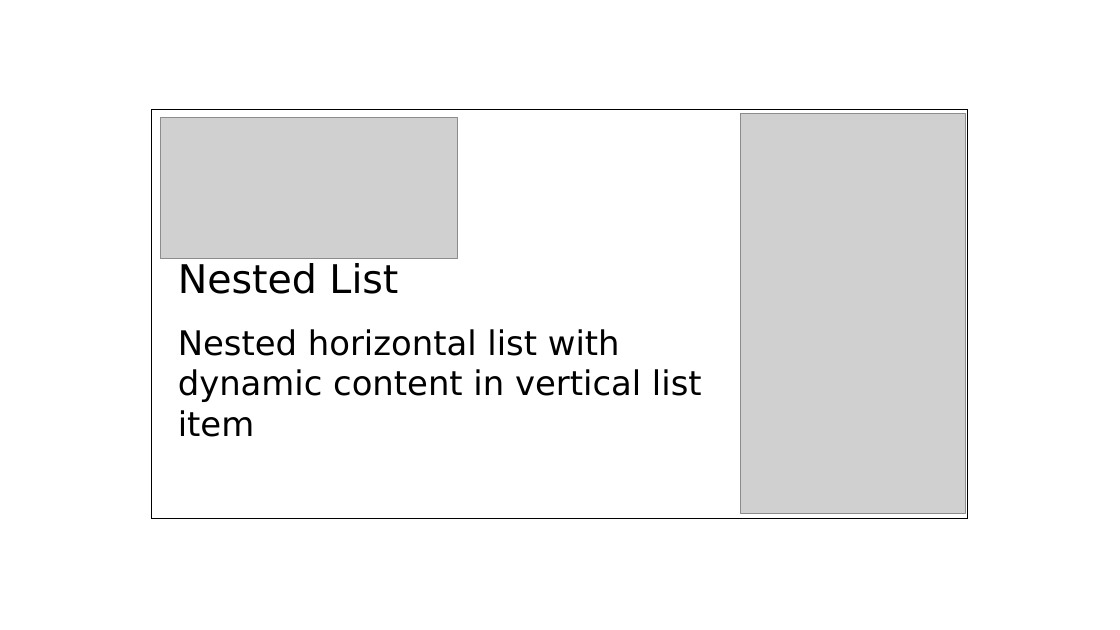
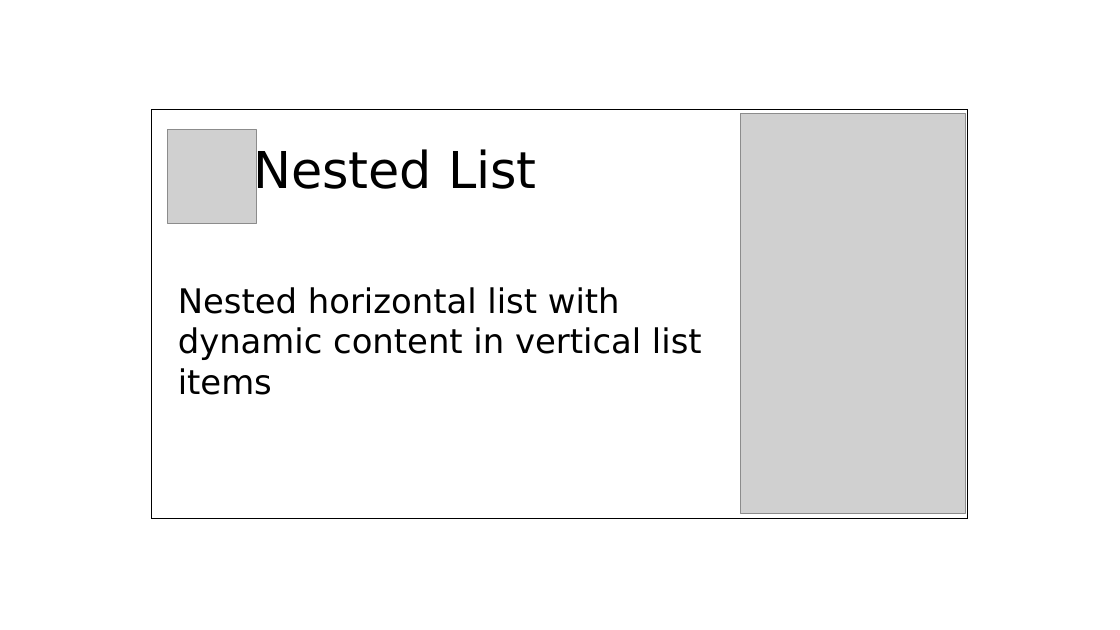
Before and after one commit to limcheekin/fluwix, a slide deck: slide 1 of doc/post-heading-design.odp. Drawn at 1120x630 pixels with LibreOffice and Linux fonts; fonts in the diff are those of the drawing; grey boxes stand for pictures. Boxes give left, top, right and bottom in pixels: in the first picture for what was removed or moved away, otherwise in the second. Text is boxed around its words. In the diff, an @@ line names an element or a change of style, - is before the commit and + after.

```diff
--- a/doc/post-heading-design.odp
+++ b/doc/post-heading-design.odp
@@ picture: place and size @@
-picture at (161,118,458,259)
+picture at (168,129,256,224)
@@ text "Nested List": place and size @@
-text "Nested List" at (178,263,702,437)
+text "Nested List" at (178,146,702,395)
@@ text at (253,146,537,199): size 28 to 36 pt in "Nested List" @@
@@ text at (178,287,702,395): text changed @@
-Nested horizontal list with dynamic content in vertical list item
+Nested horizontal list with dynamic content in vertical list items
```
Also in this commit, not shown: 1 other file.
